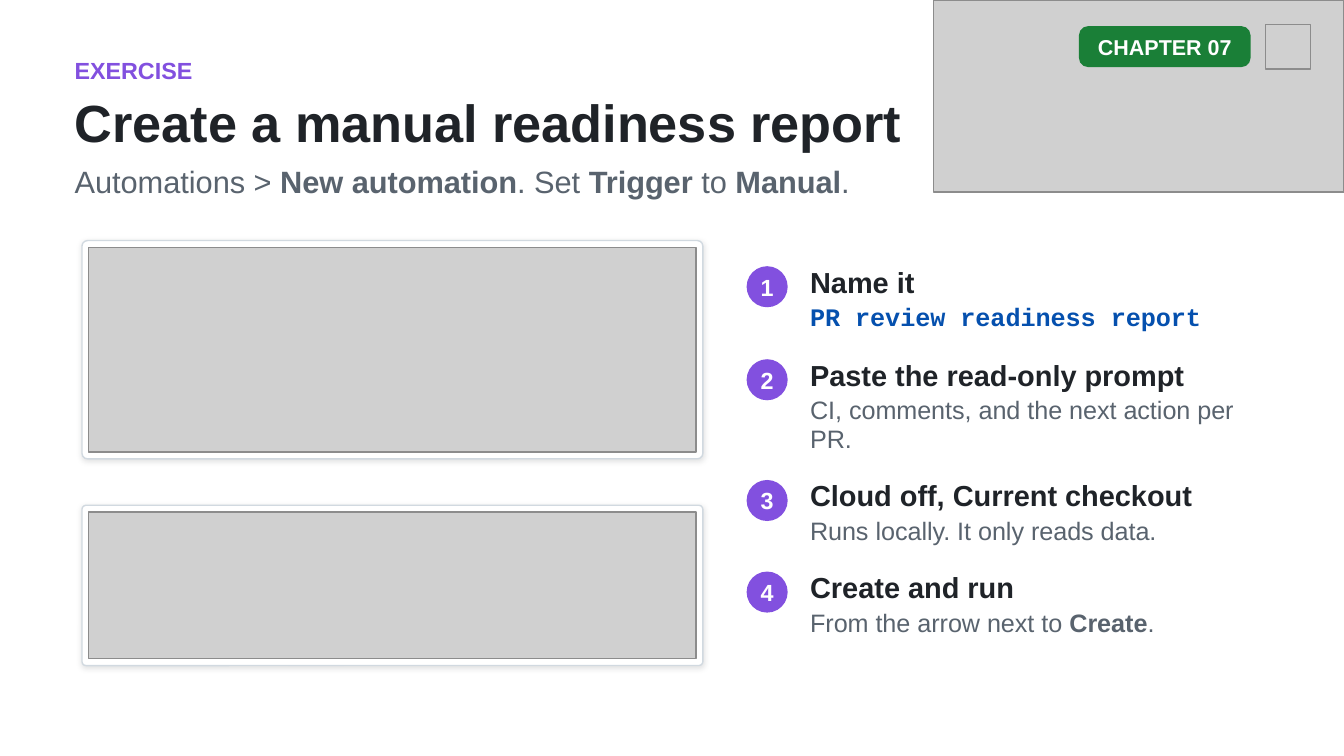
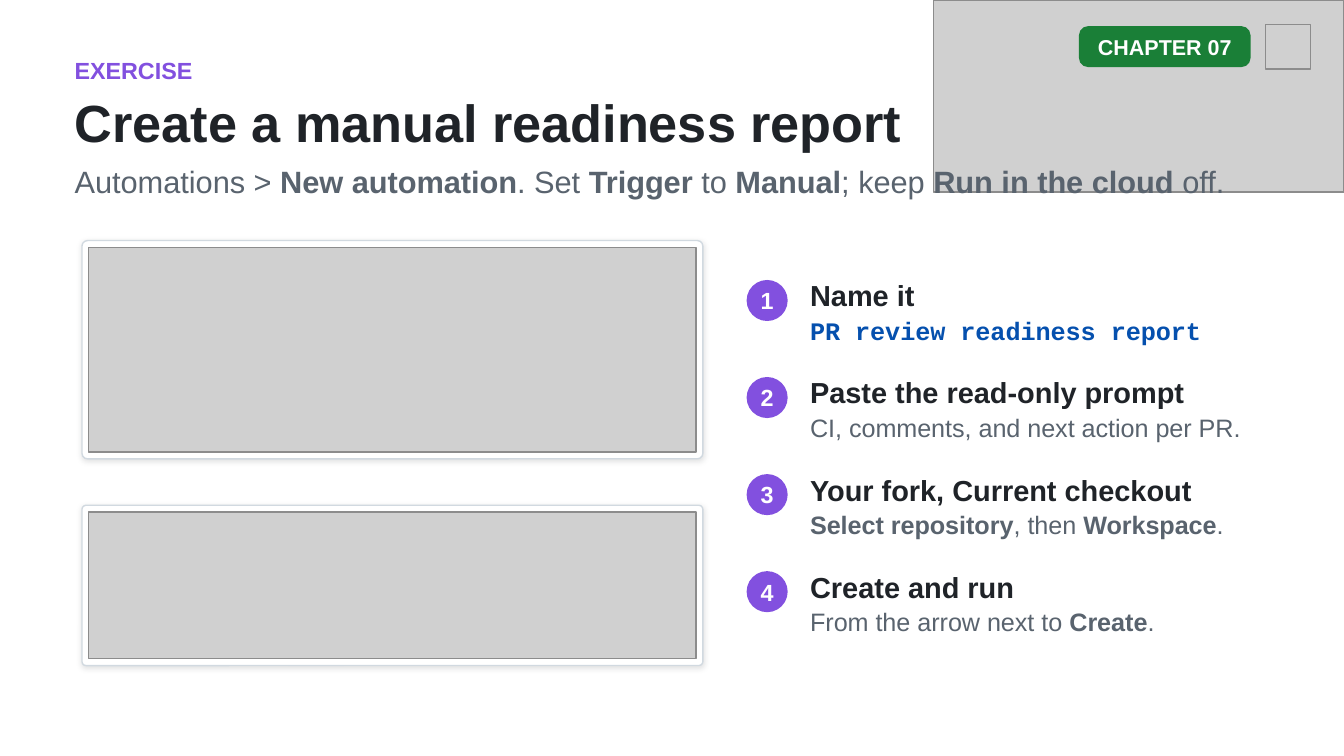
Before and after one commit to github/copilot-app-for-beginners, a slide deck: slide 8 of slides/07-automations.pptx. Drawn at 1344x756 pixels with LibreOffice and Linux fonts; fonts in the diff are those of the drawing; grey boxes stand for pictures. Boxes give left, top, right and bottom in pixels: in the first picture for what was removed or moved away, otherwise in the second. Text is boxed around its words. In the diff, an @@ line names an element or a change of style, - is before the commit and + after.

```diff
--- a/slides/07-automations.pptx
+++ b/slides/07-automations.pptx
@@ text at (75, 169, 1224, 199): text changed @@
-Automations > New automation. Set Trigger to Manual.
+Automations > New automation. Set Trigger to Manual; keep Run in the cloud off.
@@ 4 texts, 1 rounded rectangle: place and size @@
-4 texts, 1 rounded rectangle at (747, 266, 1201, 389)
+4 texts, 1 rounded rectangle at (747, 280, 1201, 406)
@@ rounded rectangle: place and size @@
-rounded rectangle at (747, 359, 789, 401)
+rounded rectangle at (747, 378, 789, 419)
@@ text "Paste the read-only prompt": place and size @@
-text "Paste the read-only prompt" at (810, 365, 1185, 391)
+text "Paste the read-only prompt" at (810, 382, 1185, 409)
@@ text at (810, 418, 1241, 442): text changed @@
-CI, comments, and the next action per PR.
+CI, comments, and next action per PR.
@@ rounded rectangle: place and size @@
-rounded rectangle at (747, 480, 789, 521)
+rounded rectangle at (747, 474, 789, 516)
@@ text "3": place and size @@
-text "3" at (761, 492, 774, 510)
+text "3" at (761, 486, 774, 504)
@@ text at (810, 480, 1192, 506): text changed @@
-Cloud off, Current checkout
+Your fork, Current checkout
@@ text at (810, 515, 1223, 539): text changed; bold on @@
-Runs locally. It only reads data.
+Select repository, then Workspace.
```
Also in this commit, not shown: 7 other slides changed, 1 slide added, 7 other files.
